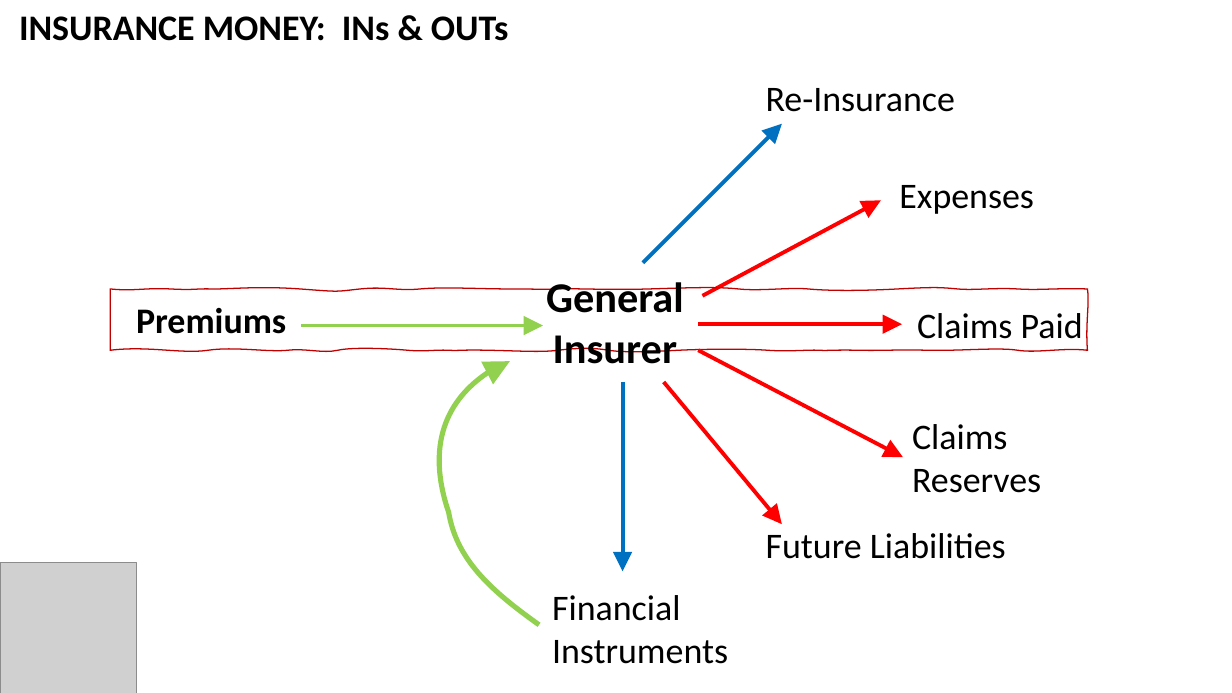
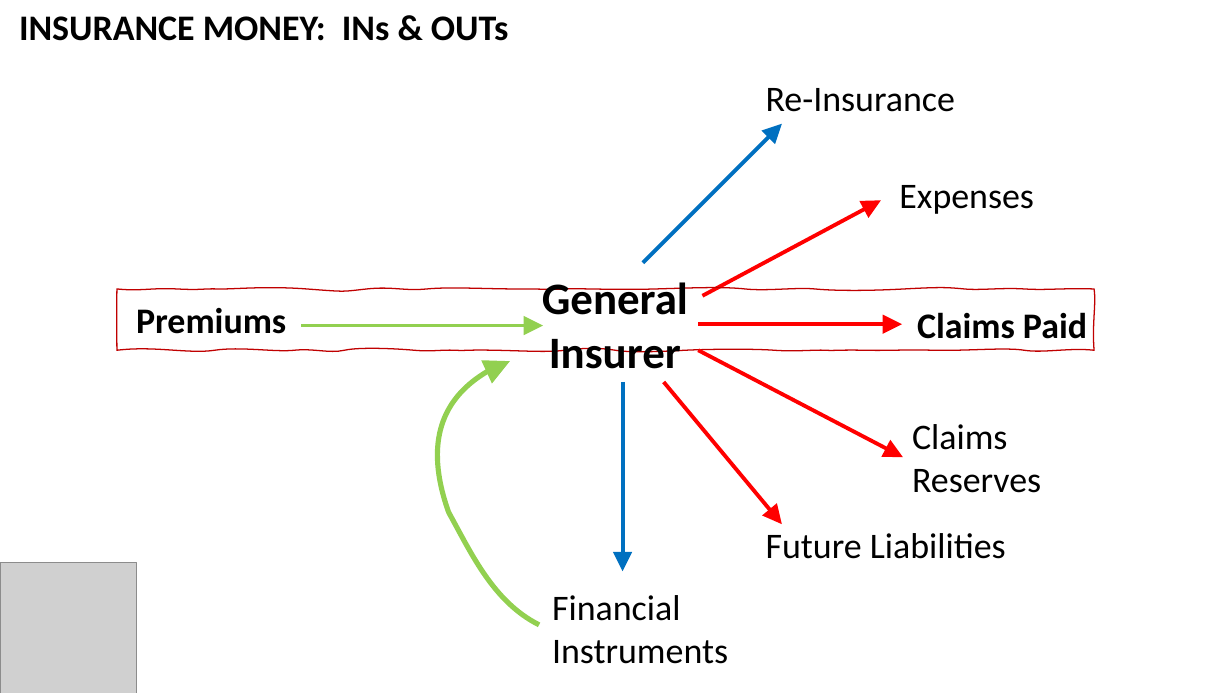
Before and after one commit to irwinwei73/GA-DSI-Capstone, a slide deck: slide 2 of Capstone_Final_Presentation.pptx. Drawn at 1232x693 pixels with LibreOffice and Linux fonts; fonts in the diff are those of the drawing; grey boxes stand for pictures. Boxes give left, top, right and bottom in pixels: in the first picture for what was removed or moved away, otherwise in the second. Text is boxed around its words. In the diff, an @@ line names an element or a change of style, - is before the commit and + after.

```diff
--- a/Capstone_Final_Presentation.pptx
+++ b/Capstone_Final_Presentation.pptx
@@ text "General Insurer" at box(542, 282, 688, 369): size 33 to 35 pt @@
@@ freeform shape: place and size @@
-freeform shape at box(110, 289, 1088, 350)
+freeform shape at box(117, 289, 1095, 350)
@@ freeform shape at box(379, 286, 856, 693): outline redrawn @@
@@ text "Claims Paid" at box(917, 312, 1087, 339): bold on @@
```
Also in this commit, not shown: 7 other slides changed, 2 slides added, 1 slide removed.
